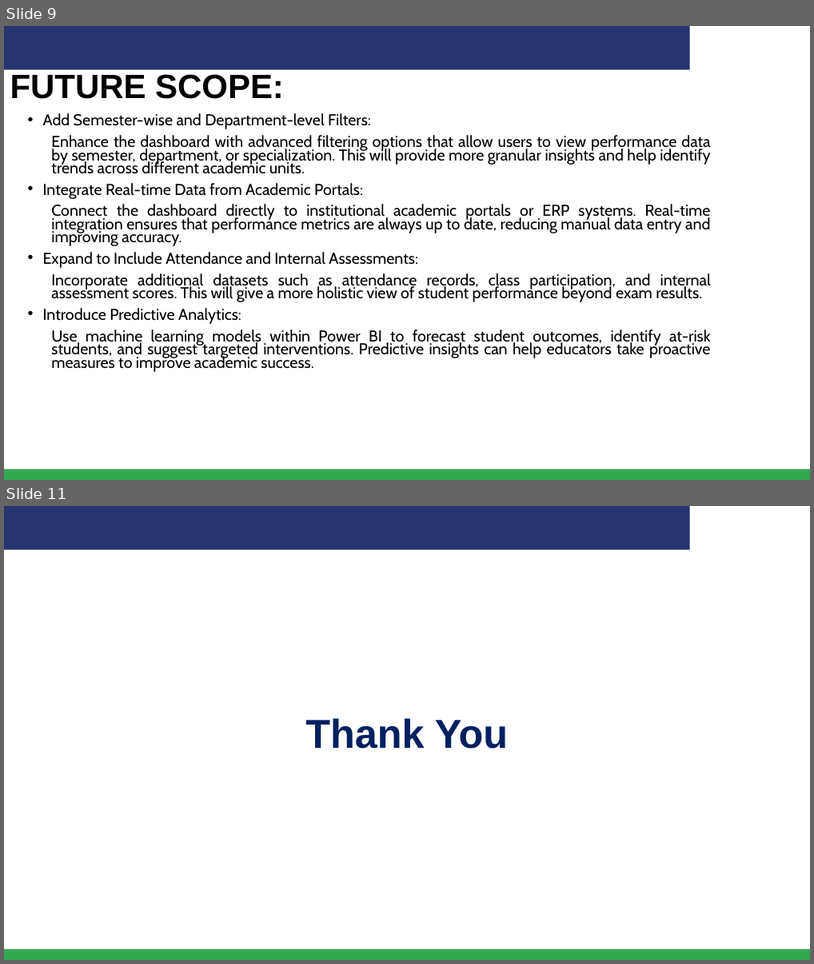
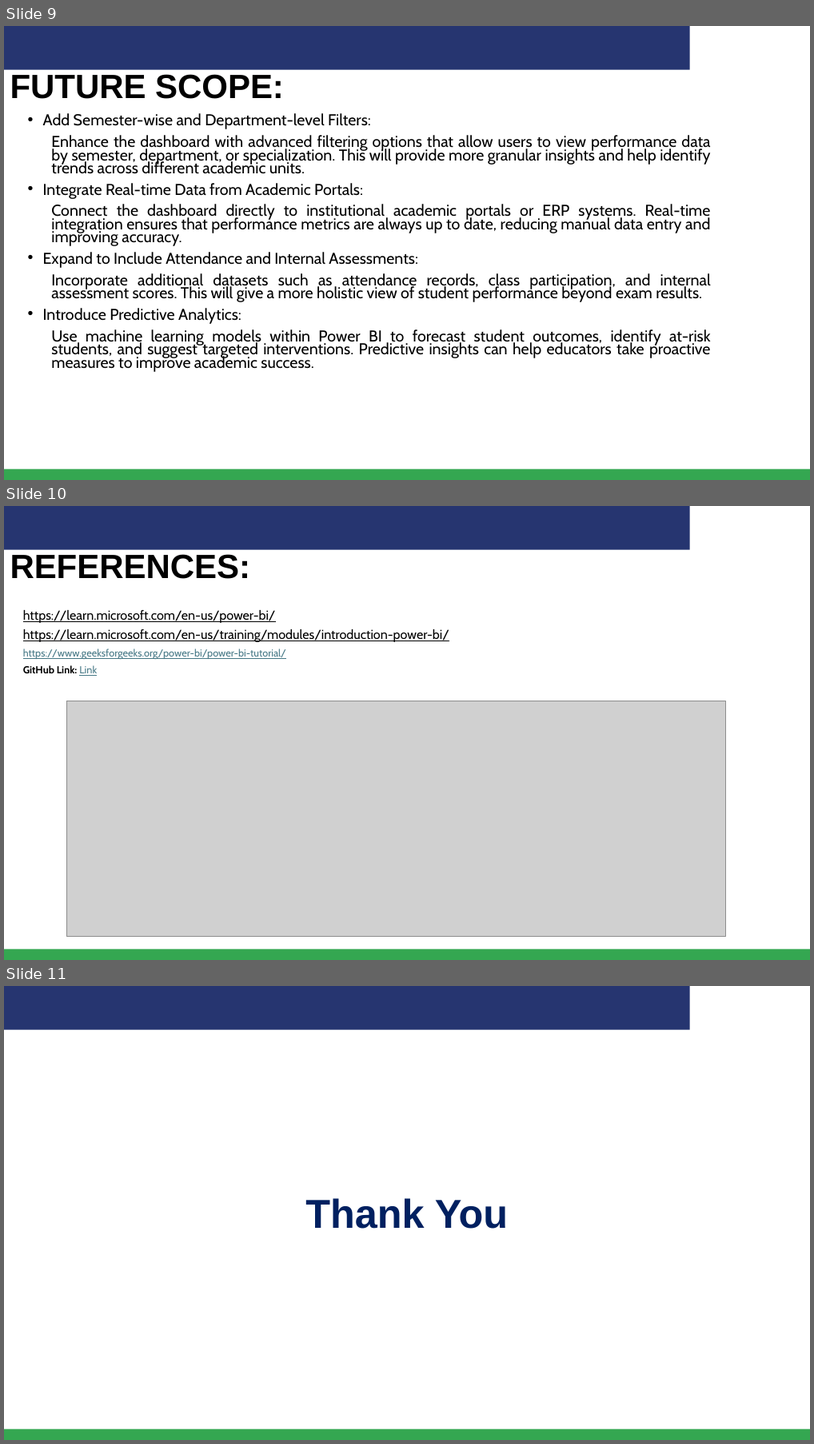
Before and after one commit to rajghosh06-dev/student-performance-dashboard, a slide deck: presentation/MS_Elevate_Project-Student_Marks_Result_Analysis-RishitGhosh.pptx. Shown one above the other, each under a label of ours: slides 9 and 11 before the commit, slides 9, 10 and 11 after it; the slides between them are not shown. The pictures are 814x964 and 814x1444 pixels, drawn with LibreOffice and Linux fonts; fonts in the diff are those of the drawing; grey boxes stand for pictures; background and template pictures are left out. Boxes give left, top, right and bottom in pixels: in the first picture for what was removed or moved away, otherwise in the second. Text is boxed around its words. In the diff, an @@ line names an element or a change of style, - is before the commit and + after.

```diff
--- a/presentation/MS_Elevate_Project-Student_Marks_Result_Analysis-RishitGhosh.pptx
+++ b/presentation/MS_Elevate_Project-Student_Marks_Result_Analysis-RishitGhosh.pptx
@@ slide 10 added at (x1=4, y1=506, x2=810, y2=960), background #FFFFFF; not listed: 2 template elements that a slide beside it also shows @@
@@ title added at (x1=10, y1=554, x2=251, y2=579), 40 pt, text #000000, bold @@
+REFERENCES:
@@ text added at (x1=23, y1=610, x2=450, y2=676), 15.4 pt, text #000000, underline @@
+https://learn.microsoft.com/en-us/power-bi/
+https://learn.microsoft.com/en-us/training/modules/introduction-power-bi/
+https://www.geeksforgeeks.org/power-bi/power-bi-tutorial/
+GitHub Link: Link
@@ picture added at (x1=67, y1=701, x2=726, y2=936) @@
```
Also in this commit, not shown: 1 slide changed, 1 slide removed, 4 other files.
